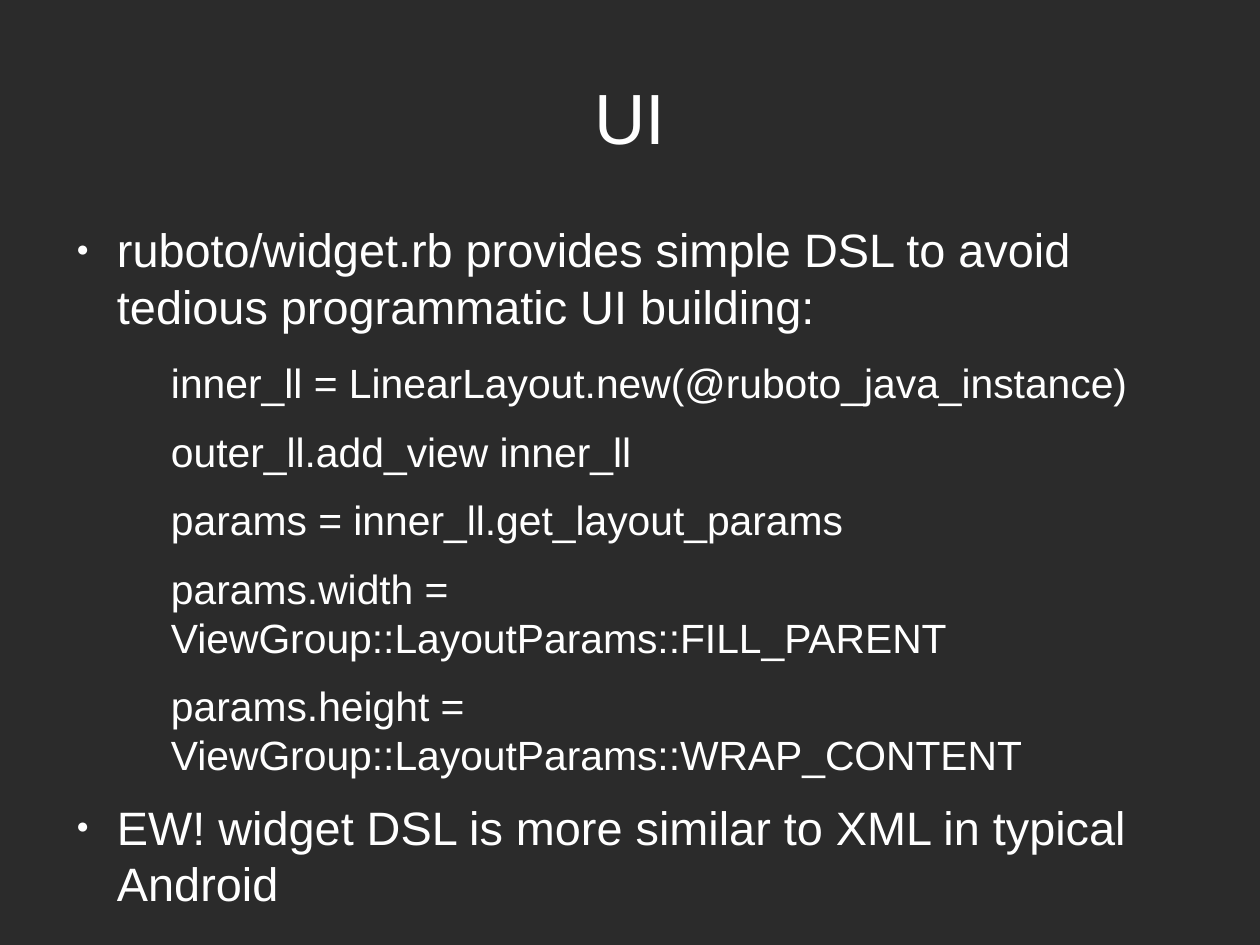
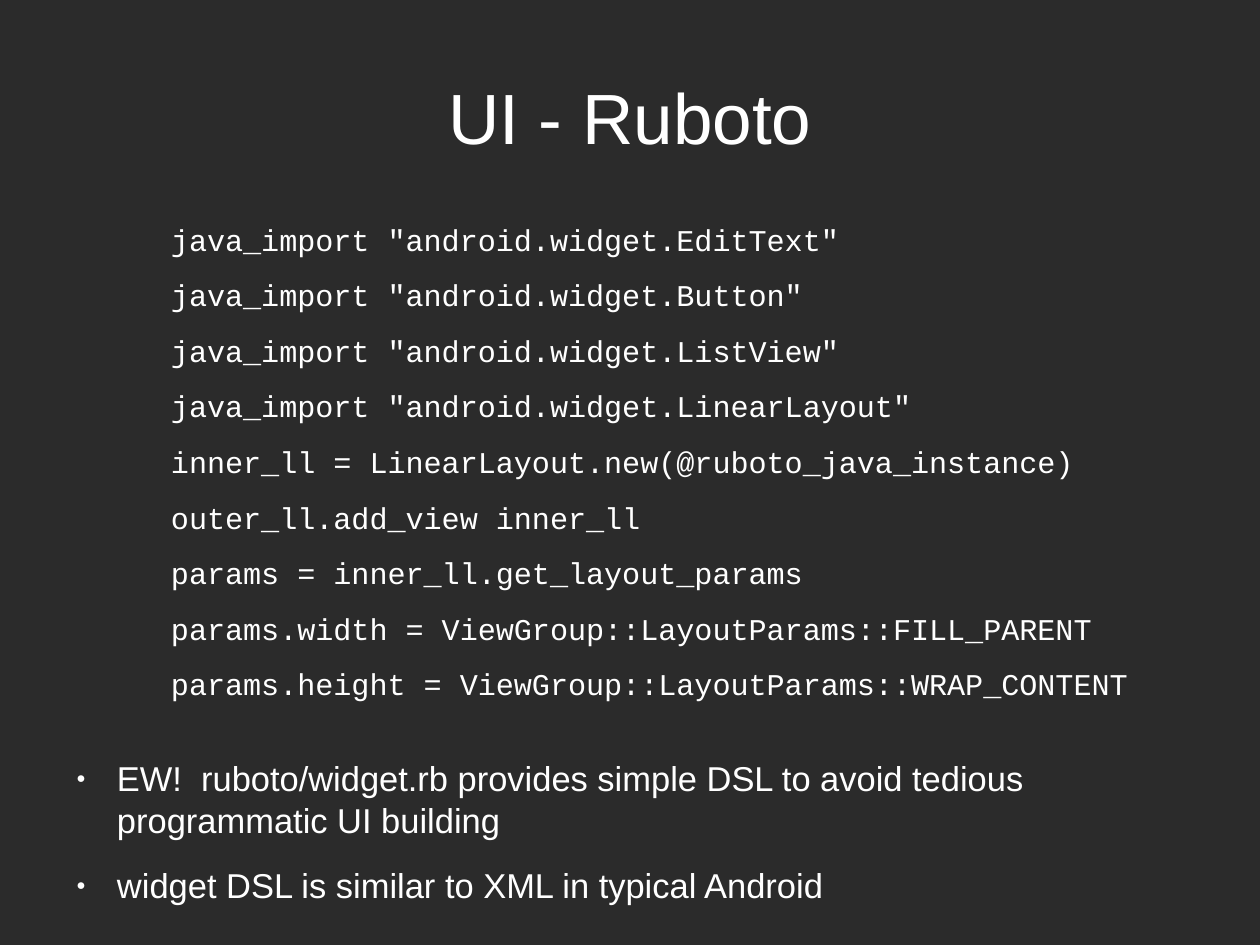
Before and after one commit to speakingcode/pres-ruboto, a slide deck: slide 19 of pres-ruboto.odp (slide 17 before the commit). Drawn at 1260x945 pixels with LibreOffice and Linux fonts; fonts in the diff are those of the drawing; background and template pictures are left out; a plain dark background stands for a picture behind light text. Boxes give left, top, right and bottom in pixels: in the first picture for what was removed or moved away, otherwise in the second. Text is boxed around its words. In the diff, an @@ line names an element or a change of style, - is before the commit and + after.

Commit message:
updated slides

```diff
--- a/pres-ruboto.odp
+++ b/pres-ruboto.odp
@@ title at bbox=[448, 92, 811, 145]: text changed @@
-UI
+UI - Ruboto
@@ text at bbox=[171, 229, 912, 424]: text changed; size 29.5 to 18.9 pt; font Arial to Courier New @@
-● ruboto/widget.rb provides simple DSL to avoid tedious programmatic UI building:
+  java_import "android.widget.EditText"
+  java_import "android.widget.Button"
+  java_import "android.widget.ListView"
+  java_import "android.widget.LinearLayout"
@@ text at bbox=[171, 451, 1128, 702]: size 25.8 to 18.9 pt, font Arial to Courier New in "inner_ll = LinearLayout.new(@ruboto_java_instance)", "outer_ll.add_view inner_ll", "params = inner_ll.get_layout_params", "params.width = ViewGroup::LayoutParams::FILL_PARENT" and 1 more places @@
@@ text at bbox=[117, 766, 1023, 905]: text changed; size 29.5 to 21.7 pt @@
-● EW! widget DSL is more similar to XML in typical Android
+● EW! ruboto/widget.rb provides simple DSL to avoid tedious programmatic UI building
+● widget DSL is similar to XML in typical Android
```
Also in this commit, not shown: 6 other slides changed, 9 slides added, 1 slide removed.
